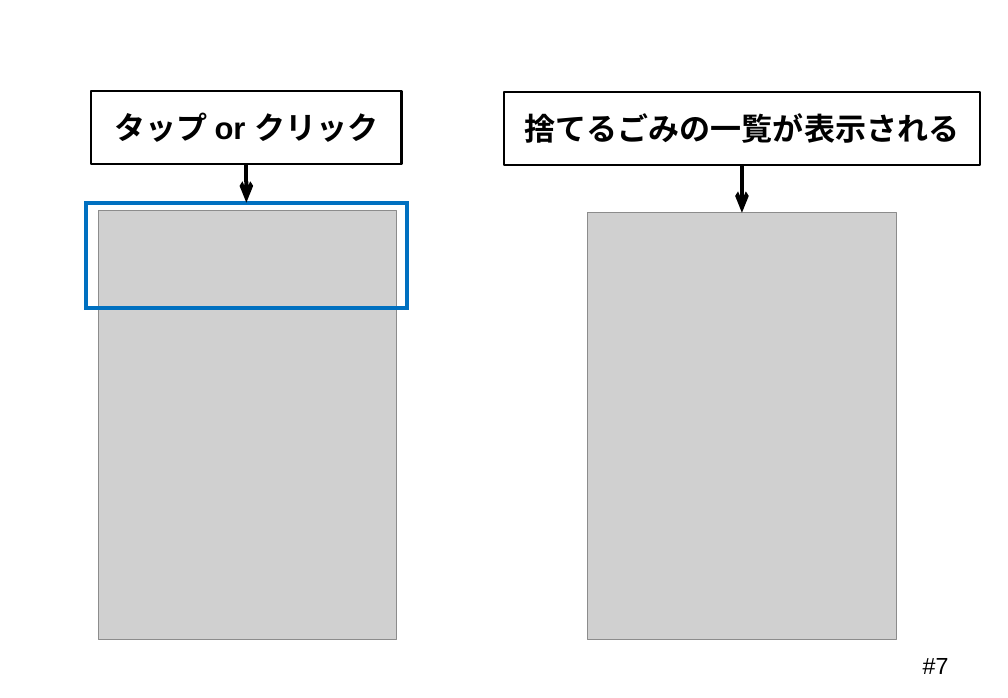
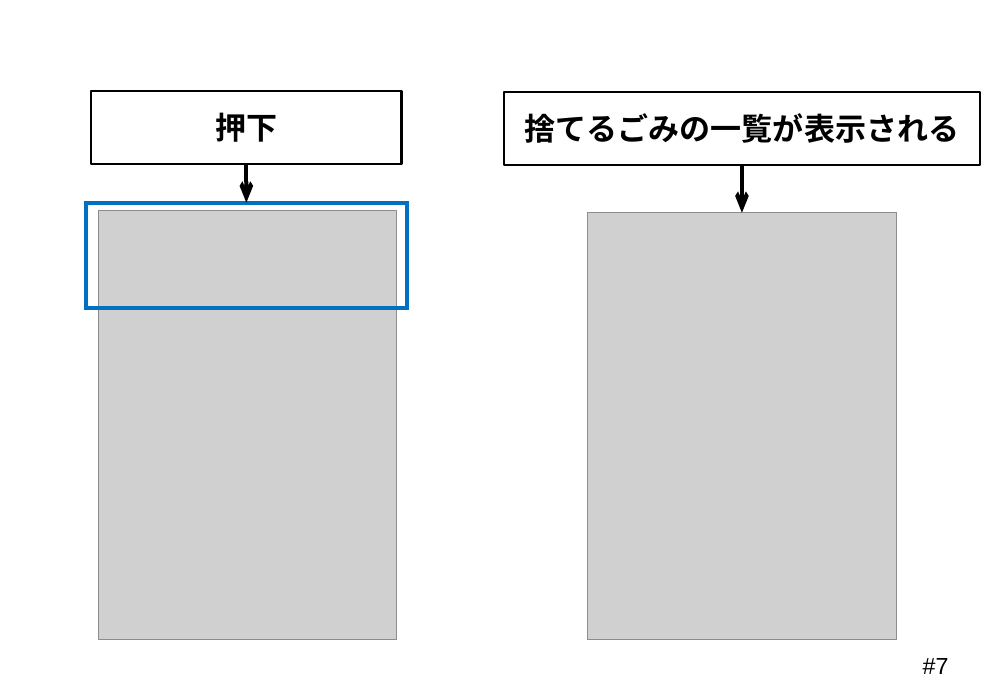
Before and after one commit to Mocchy2/graduation-thesis, a slide deck: slide 7 of 卒業論文 発表用スライド.pptx. Drawn at 1008x698 pixels with LibreOffice and Linux fonts; fonts in the diff are those of the drawing; grey boxes stand for pictures; background and template pictures are left out. Boxes give left, top, right and bottom in pixels: in the first picture for what was removed or moved away, otherwise in the second. Text is boxed around its words. In the diff, an @@ line names an element or a change of style, - is before the commit and + after.

```diff
--- a/卒業論文 発表用スライド.pptx
+++ b/卒業論文 発表用スライド.pptx
@@ text in rectangle at bbox=[215, 112, 277, 142]: text changed @@
-タップ or クリック
+押下
```
Also in this commit, not shown: 1 other slide changed.
